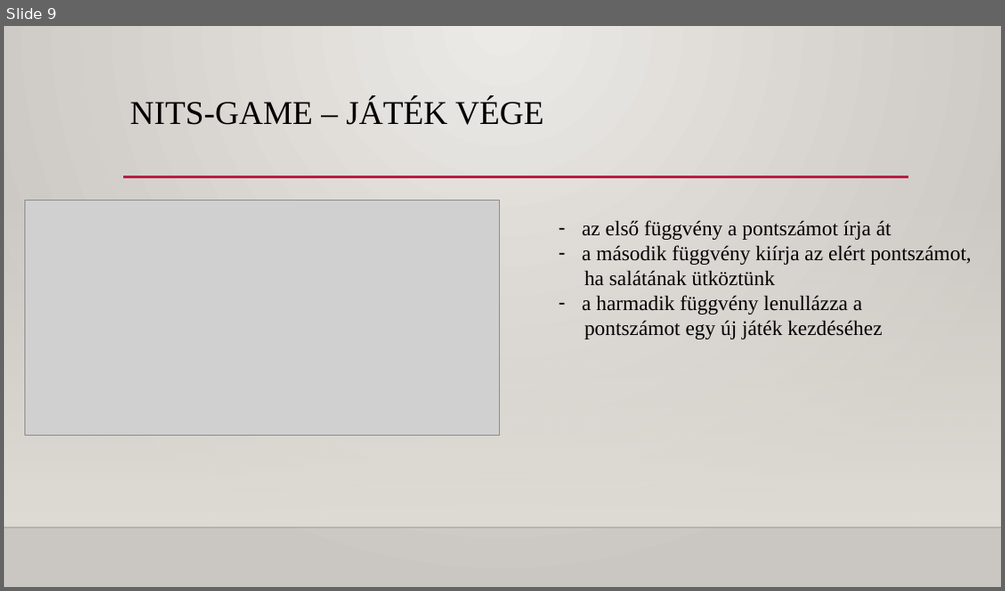
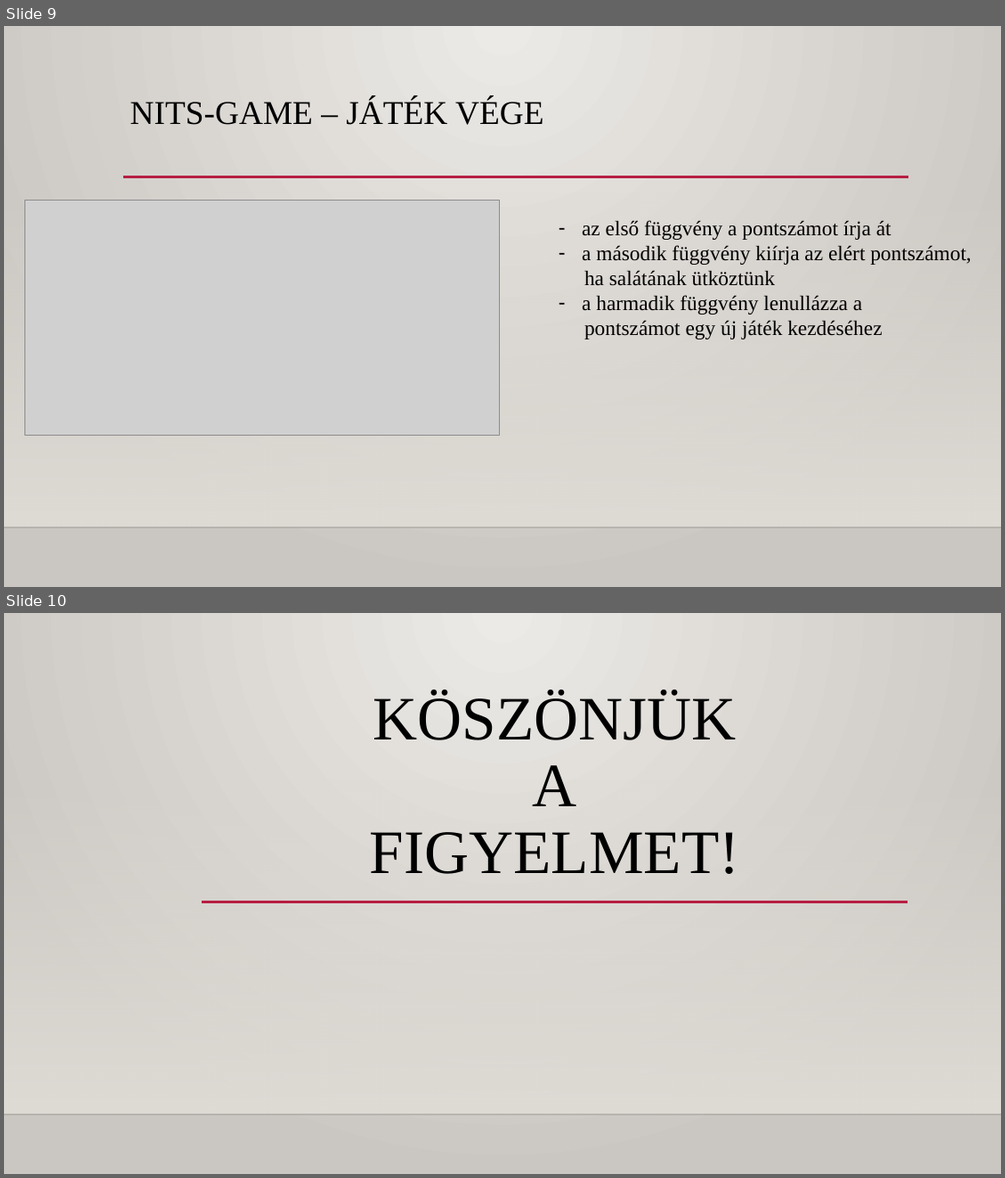
Before and after one commit to magyar-matyas/Jav-t-_projekt, a slide deck: Javító-Projekt.pptx. Shown one above the other, each under a label of ours: slide 9 before the commit, slides 9 and 10 after it. The pictures are 1005x591 and 1005x1178 pixels, drawn with LibreOffice and Linux fonts; fonts in the diff are those of the drawing; grey boxes stand for pictures; background and template pictures are left out. Boxes give left, top, right and bottom in pixels: in the first picture for what was removed or moved away, otherwise in the second. Text is boxed around its words. In the diff, an @@ line names an element or a change of style, - is before the commit and + after.

Commit message:
javítás Fixes #26

```diff
--- a/Javító-Projekt.pptx
+++ b/Javító-Projekt.pptx
@@ slide 10 added at box(4, 613, 1001, 1174), background gradient #ECEAE7 to #CAC7C1; not listed: 2 template elements that a slide beside it also shows @@
@@ title added at box(370, 691, 740, 874), 59.4 pt, text #000000 @@
+KÖSZÖNJÜK
+A
+FIGYELMET!
@@ line added from (202, 901) to (908, 901), #B71E42 2.5 pt @@
```
